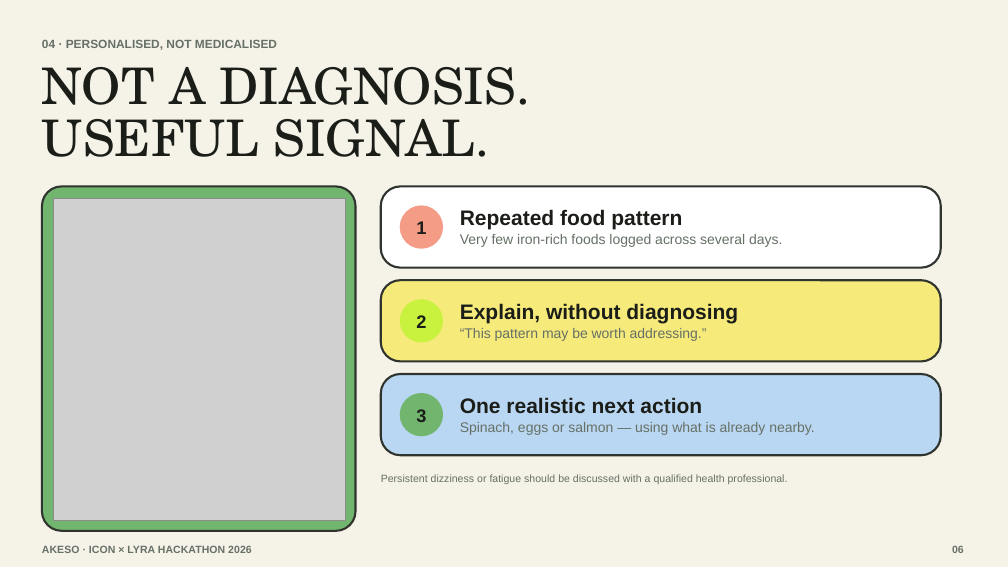
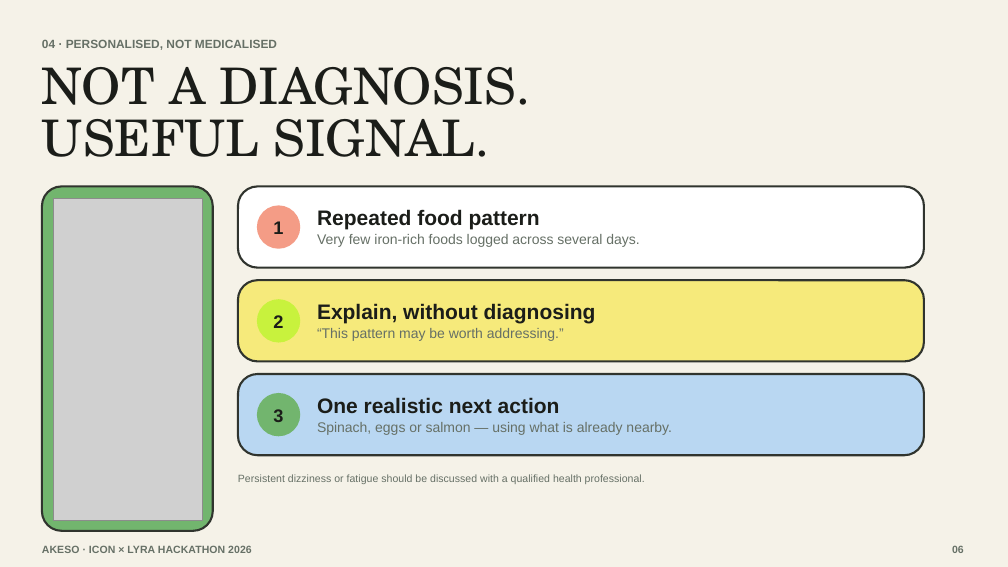
Before and after one commit to EdwinjJ1/akeso, a slide deck: slide 7 of pitch/Akeso-ICON-Lyra-Pitch-Revised.pptx. Drawn at 1008x567 pixels with LibreOffice and Linux fonts; fonts in the diff are those of the drawing; grey boxes stand for pictures. Boxes give left, top, right and bottom in pixels: in the first picture for what was removed or moved away, otherwise in the second. Text is boxed around its words. In the diff, an @@ line names an element or a change of style, - is before the commit and + after.

```diff
--- a/pitch/Akeso-ICON-Lyra-Pitch-Revised.pptx
+++ b/pitch/Akeso-ICON-Lyra-Pitch-Revised.pptx
@@ rounded rectangle: place and size @@
-rounded rectangle at [42,186,356,531]
+rounded rectangle at [42,186,213,531]
@@ rounded rectangle at [42,186,213,531]: proportions changed @@
@@ picture: place and size @@
-picture at [53,199,345,520]
+picture at [53,199,202,520]
@@ rounded rectangle: place and size @@
-rounded rectangle at [381,186,941,268]
+rounded rectangle at [238,186,924,268]
@@ rounded rectangle: place and size @@
-rounded rectangle at [381,280,941,362]
+rounded rectangle at [238,280,924,362]
@@ 6 texts: place and size @@
-6 texts at [460,209,815,435]
+6 texts at [317,209,672,435]
@@ rounded rectangle: place and size @@
-rounded rectangle at [381,374,941,456]
+rounded rectangle at [238,374,924,456]
@@ 3 texts, 3 rounded rectangles: place and size @@
-3 texts, 3 rounded rectangles at [400,206,444,436]
+3 texts, 3 rounded rectangles at [257,206,300,436]
@@ text "Persistent dizziness or fatigue should ...": place and size @@
-text "Persistent dizziness or fatigue should ..." at [381,474,788,484]
+text "Persistent dizziness or fatigue should ..." at [238,474,645,484]
```
Also in this commit, not shown: 4 other slides changed, 19 other files.
